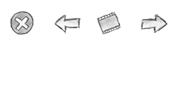
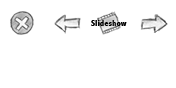
Revision of a layered 176px x 88px image; what changed, layer by layer:
added layer "Slideshow" above "right" over [91, 20, 127, 26]
